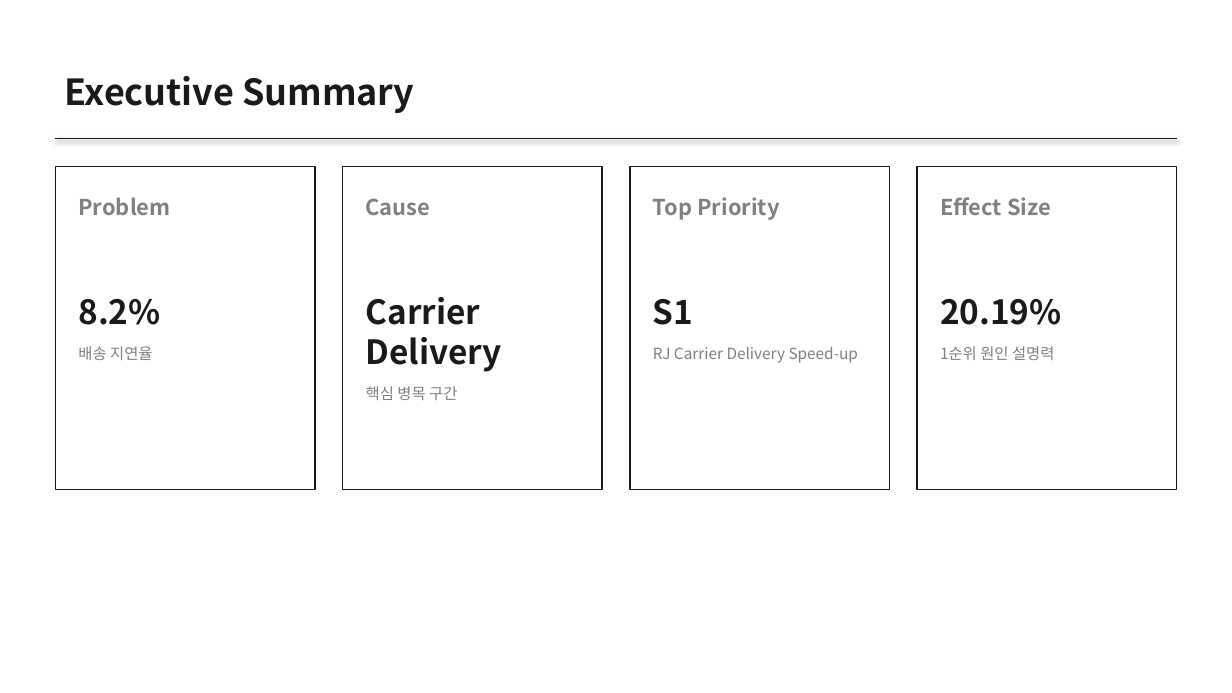
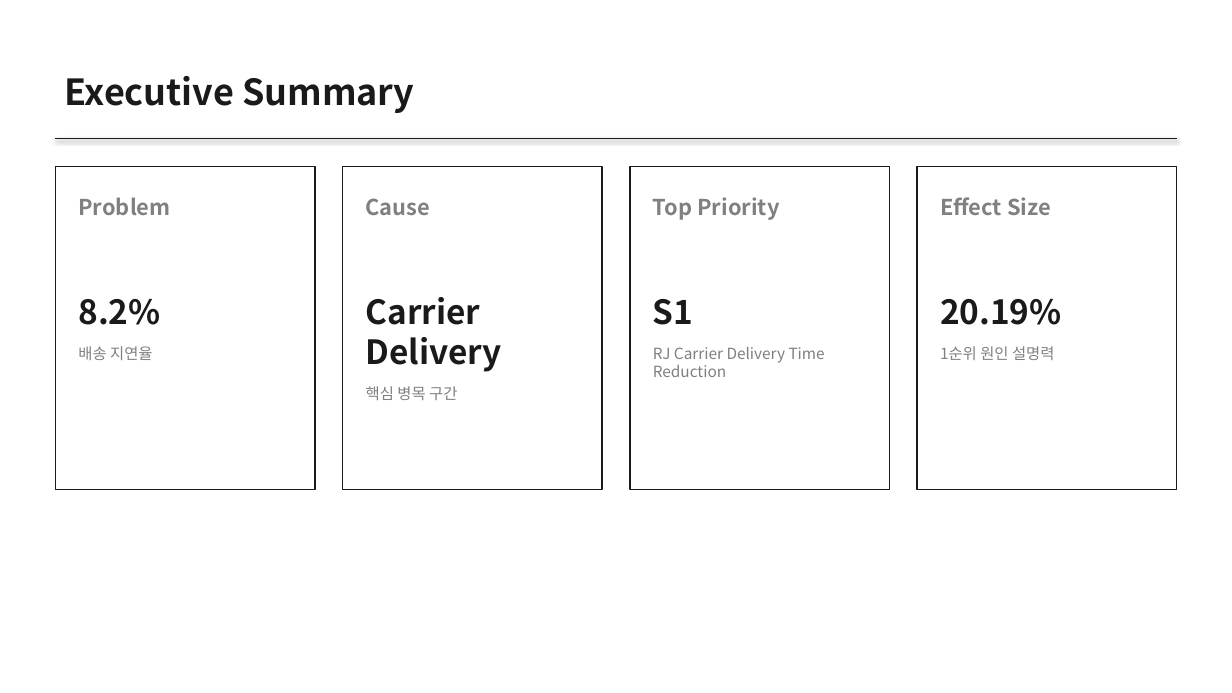
Before and after one commit to JunheePark0224/Olist-BPM-Agent, a slide deck: slide 2 of agent/outputs/executive_report.pptx. Drawn at 1232x693 pixels with LibreOffice and Linux fonts; fonts in the diff are those of the drawing. Boxes give left, top, right and bottom in pixels: in the first picture for what was removed or moved away, otherwise in the second. Text is boxed around its words. In the diff, an @@ line names an element or a change of style, - is before the commit and + after.

```diff
--- a/agent/outputs/executive_report.pptx
+++ b/agent/outputs/executive_report.pptx
@@ text at [653, 347, 825, 377]: text changed @@
-RJ Carrier Delivery Speed-up
+RJ Carrier Delivery Time Reduction
```
Also in this commit, not shown: 6 other slides changed, 2 slides added, 2 slides removed, 33 other files.
